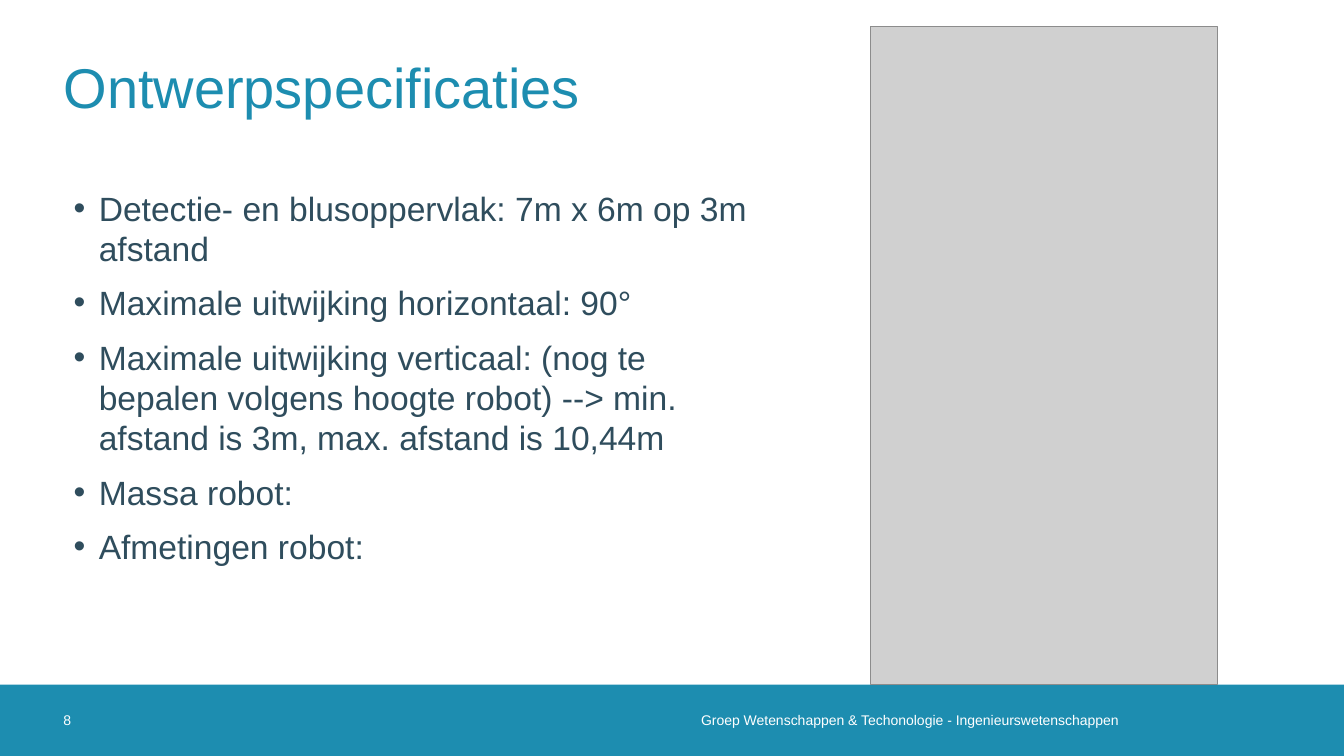
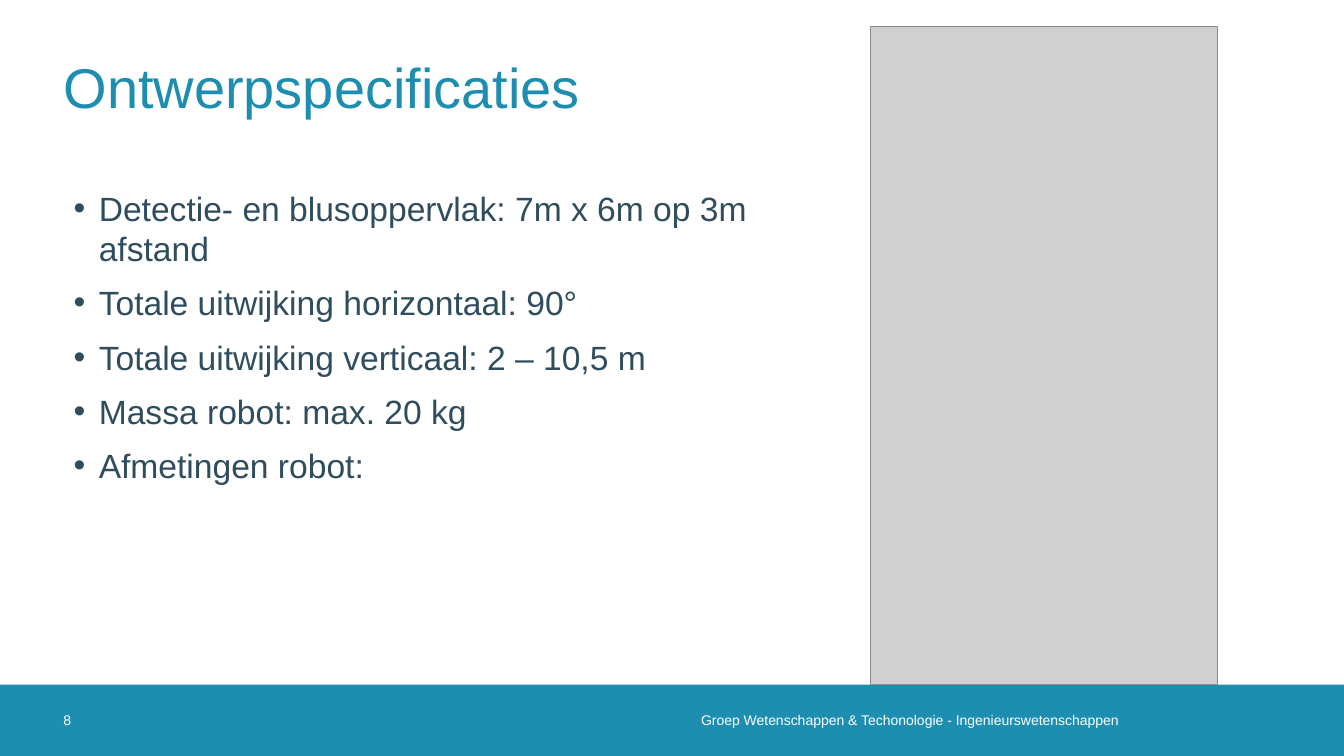
Before and after one commit to 2023-2022-KULAK-IW/2022_2023_Probleemoplossen_en_Ontwerpen_2, a slide deck: slide 8 of Tussentijdse Presentatie .pptx. Drawn at 1344x756 pixels with LibreOffice and Linux fonts; fonts in the diff are those of the drawing; grey boxes stand for pictures; background and template pictures are left out. Boxes give left, top, right and bottom in pixels: in the first picture for what was removed or moved away, otherwise in the second. Text is boxed around its words. In the diff, an @@ line names an element or a change of style, - is before the commit and + after.

```diff
--- a/Tussentijdse Presentatie .pptx
+++ b/Tussentijdse Presentatie .pptx
@@ text at bbox=[99, 290, 646, 431]: text changed @@
-• Maximale uitwijking horizontaal: 90°
-• Maximale uitwijking verticaal: (nog te bepalen volgens hoogte robot) --> min. afstand is 3m, max. afstand is 10,44m
-• Massa robot:
+• Totale uitwijking horizontaal: 90°
+• Totale uitwijking verticaal: 2 – 10,5 m
+• Massa robot: max. 20 kg
```
Also in this commit, not shown: 13 other slides changed, 2 slides removed, 5 other files.
